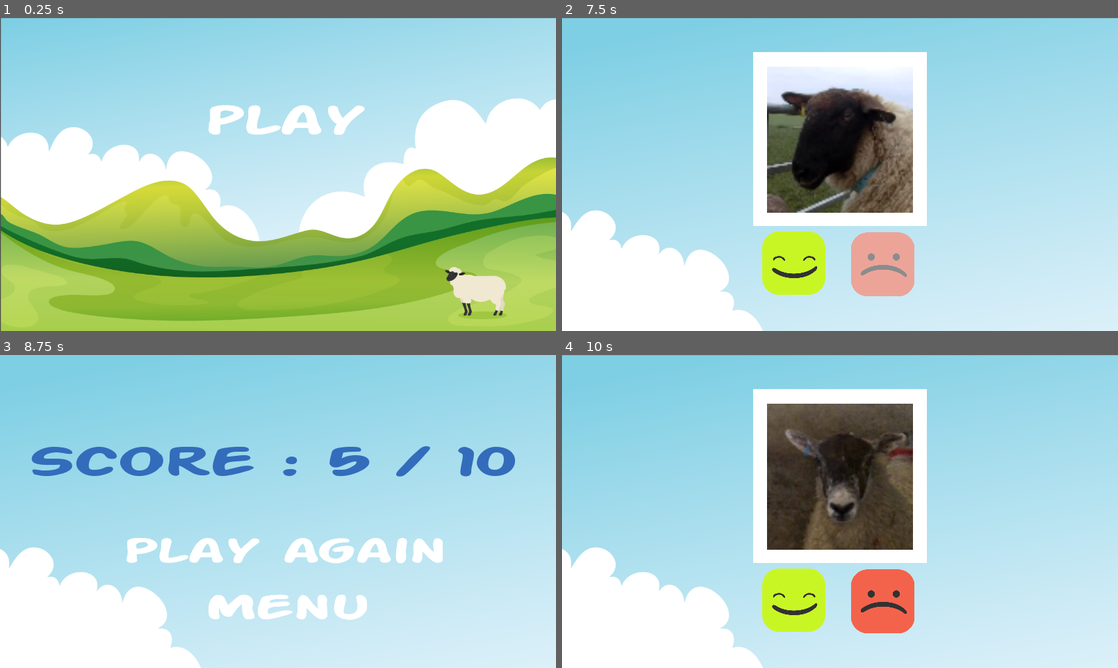
Above: before the commit, frames 1-4 (two rows, left to right).
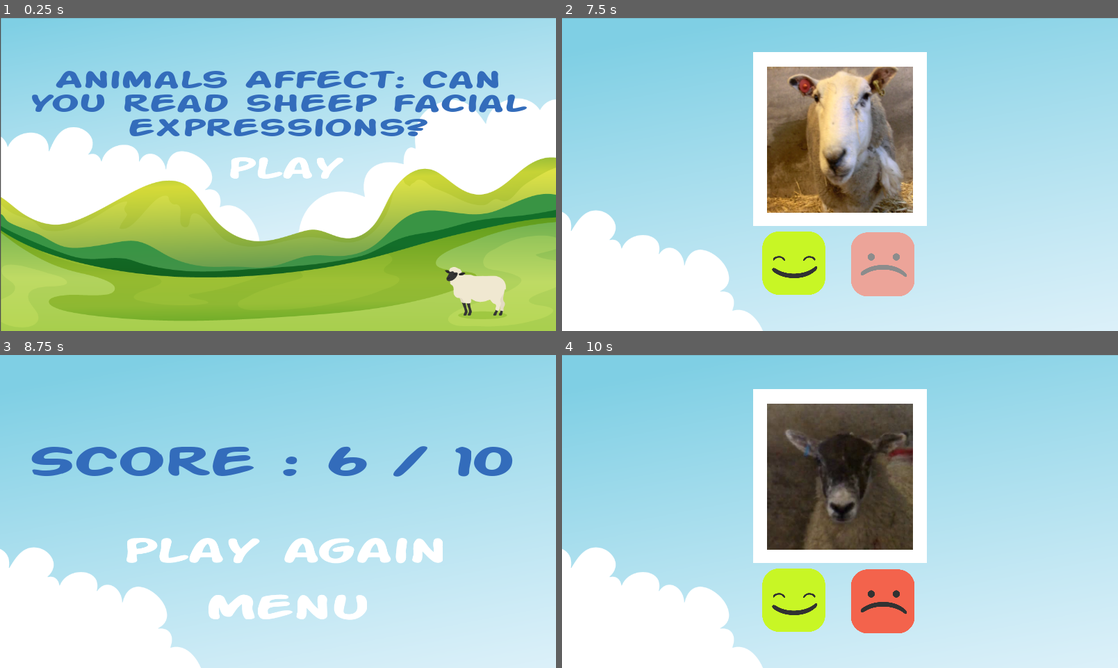
Above: after the commit, the same moments.

Repository: franciscapessanha/Sheep-game
Game: Godot game, scene res://Scenes/menu.tscn
Same seed, same stepped clock (60 frames per second), same inputs: the game is played once before the commit and once after it.
Inputs (mouse positions are in pixels of both pictures, inside the frame that each line leads up to; where the layout moved, square brackets give the same spot in the first picture):
- Up to frame 1 (0.25 s): no input
- Up to frame 2 (7.5 s): click (851, 168) [851, 121] at 0.5 s; click (795, 262) at 1.25 s; click (884, 265) at 2 s; click (795, 262) at 2.75 s; click (884, 265) at 3.5 s; click (795, 262) at 4.25 s; click (884, 265) at 5 s; tap Enter at 5.75, 7.25 s; tap Space at 6.5 s
- Up to frame 3 (8.75 s): tap Space at 8 s
- Up to frame 4 (10 s): click (851, 608) at 8.75 s; click (851, 505) [851, 458] at 9.5 s

The runs differ from the first frame. In frame 1, 7.8% of the frame differs, in the area x 5-95%, y 16-52%; in frame 2, 11%, in the area x 36-64%, y 15-63%; in frame 3, 0.6%; in frame 4, nothing differs.

Commit message:
Balance data; Remove pressed animation buttons; Add title

Diff:
--- a/Data/data.csv
+++ /dev/null
@@ -1,15 +0,0 @@
-day/month,time,image name,given score,ground truth
-26/8,55:17,0_0_CIMG4876.png,0,1
-26/8,55:17,0_0_CIMG4963.png,0,1
-26/8,55:17,0_0_CIMG4864.png,0,1
-26/8,55:18,0_0_CIMG5193.png,0,1
-26/8,55:18,0_3_CIMG5406.png,0,0
-26/8,55:18,0_0_CIMG5281.png,0,1
-26/8,55:18,0_2_CIMG5993.png,0,0
-26/8,55:19,0_CIMG4811.png,0,0
-26/8,55:19,0_3_CIMG6006.png,0,0
-26/8,55:19,0_0_CIMG4876.png,0,1
-26/8,55:19,0_0_CIMG4922.png,0,1
-26/8,55:19,0_CIMG4811.png,0,0
-26/8,55:19,0_0_CIMG5259.png,0,1
-26/8,55:19,0_0_CIMG4864.png,0,1
--- a/Data/data_14_0_35.csv
+++ /dev/null
@@ -1,7 +0,0 @@
-day/month,time,image name,given score,ground truth
-26/8,14_0_30,0_0_CIMG4864.png,0,1
-26/8,14_0_31,0_0_CIMG4876.png,0,1
-26/8,14_0_32,0_0_CIMG5259.png,0,1
-26/8,14_0_33,0_CIMG4811.png,0,0
-26/8,14_0_34,0_CIMG4812.png,0,0
-26/8,14_0_35,0_100_0119.png,0,0
--- a/Data/data_14_8_11.csv
+++ /dev/null
@@ -1,5 +0,0 @@
-day/month,time,image name,given score,ground truth
-27/8,14_8_8,0_0_CIMG4963.png,0,1
-27/8,14_8_9,0_0_CIMG5193.png,0,1
-27/8,14_8_10,0_2_CIMG5993.png,0,0
-27/8,14_8_11,0_0_CIMG4876.png,0,1
--- /dev/null
+++ b/Data/data_1_9_43_47.csv
@@ -0,0 +1,11 @@
+day/month,time,image name,given score,ground truth
+1/9,9_43_44,0_0_CIMG4876.png,0,1
+1/9,9_43_45,0_0_CIMG4963.png,0,1
+1/9,9_43_45,0_0_CIMG4864.png,0,1
+1/9,9_43_45,0_0_CIMG5193.png,0,1
+1/9,9_43_45,0_3_CIMG5406.png,0,0
+1/9,9_43_46,0_0_CIMG5281.png,0,1
+1/9,9_43_46,0_100_0119.png,0,0
+1/9,9_43_46,0_2_CIMG5993.png,0,0
+1/9,9_43_47,0_3_CIMG5193.png,0,0
+1/9,9_43_47,0_CIMG4811.png,0,0
--- /dev/null
+++ b/Data/data_1_9_44_27.csv
@@ -0,0 +1,11 @@
+day/month,time,image name,given score,ground truth
+1/9,9_44_23,0_3_CIMG6006.png,0,0
+1/9,9_44_24,0_0_CIMG4876.png,0,1
+1/9,9_44_25,0_0_CIMG4922.png,0,1
+1/9,9_44_25,0_CIMG4811.png,0,0
+1/9,9_44_26,0_0_CIMG5259.png,0,1
+1/9,9_44_26,0_0_CIMG4864.png,0,1
+1/9,9_44_26,0_3_CIMG6006.png,0,0
+1/9,9_44_27,0_CIMG4811.png,0,0
+1/9,9_44_27,0_100_0119.png,0,0
+1/9,9_44_27,0_0_CIMG4920.png,0,1
--- a/Data/data_27_14_14_53.csv
+++ /dev/null
@@ -1,4 +0,0 @@
-day/month,time,image name,given score,ground truth
-27/8,14_14_51,0_3_CIMG5406.png,0,0
-27/8,14_14_52,0_CIMG4811.png,0,0
-27/8,14_14_53,0_0_CIMG4876.png,0,1
--- a/Data/data_27_14_25_33.csv
+++ /dev/null
@@ -1,4 +0,0 @@
-day/month,time,image name,given score,ground truth
-27/8,14_25_31,0_0_CIMG4876.png,0,1
-27/8,14_25_32,0_2_CIMG5993.png,0,0
-27/8,14_25_33,0_0_CIMG4876.png,0,1
--- a/Data/data_27_14_26_24.csv
+++ /dev/null
@@ -1,4 +0,0 @@
-day/month,time,image name,given score,ground truth
-27/8,14_26_22,0_0_CIMG4963.png,0,1
-27/8,14_26_23,0_CIMG4811.png,0,0
-27/8,14_26_24,0_0_CIMG4876.png,0,1
--- a/Data/data_27_14_32_53.csv
+++ /dev/null
@@ -1,4 +0,0 @@
-day/month,time,image name,given score,ground truth
-27/8,14_32_51,0_3_CIMG5406.png,0,0
-27/8,14_32_52,0_3_CIMG6006.png,0,0
-27/8,14_32_53,0_0_CIMG4876.png,0,1
--- a/Data/data_27_14_36_44.csv
+++ /dev/null
@@ -1,4 +0,0 @@
-day/month,time,image name,given score,ground truth
-27/8,14_36_42,0_0_CIMG4963.png,0,1
-27/8,14_36_43,0_0_CIMG5281.png,0,1
-27/8,14_36_44,0_0_CIMG4876.png,0,1
--- a/Data/data_27_15_19_39.csv
+++ /dev/null
@@ -1,5 +0,0 @@
-day/month,time,image name,given score,ground truth
-27/8,15_19_36,0_0_CIMG5193.png,0,1
-27/8,15_19_37,0_0_CIMG5281.png,0,1
-27/8,15_19_38,0_3_CIMG6006.png,0,0
-27/8,15_19_39,0_0_CIMG4876.png,0,1
--- a/Data/data_27_15_26_40.csv
+++ /dev/null
@@ -1,4 +0,0 @@
-day/month,time,image name,given score,ground truth
-27/8,15_26_38,0_0_CIMG4876.png,0,1
-27/8,15_26_39,0_2_CIMG5993.png,0,0
-27/8,15_26_40,0_0_CIMG4876.png,0,1
--- a/Data/data_27_15_30_55.csv
+++ /dev/null
@@ -1,3 +0,0 @@
-day/month,time,image name,given score,ground truth
-27/8,15_30_54,0_0_CIMG5281.png,0,1
-27/8,15_30_55,0_0_CIMG4876.png,0,1
--- a/Data/data_27_15_32_1.csv
+++ /dev/null
@@ -1,5 +0,0 @@
-day/month,time,image name,given score,ground truth
-27/8,15_31_58,0_0_CIMG4963.png,0,1
-27/8,15_31_59,0_0_CIMG5281.png,0,1
-27/8,15_32_0,0_3_CIMG6006.png,0,0
-27/8,15_32_1,0_0_CIMG4876.png,0,1
--- a/Data/data_27_15_34_12.csv
+++ /dev/null
@@ -1,4 +0,0 @@
-day/month,time,image name,given score,ground truth
-27/8,15_34_10,0_0_CIMG4864.png,0,1
-27/8,15_34_11,0_0_CIMG4876.png,0,1
-27/8,15_34_12,0_0_CIMG4922.png,0,1
--- a/Data/data_27_15_34_8.csv
+++ /dev/null
@@ -1,4 +0,0 @@
-day/month,time,image name,given score,ground truth
-27/8,15_34_6,0_0_CIMG5193.png,0,1
-27/8,15_34_7,0_CIMG4811.png,0,0
-27/8,15_34_8,0_0_CIMG4876.png,0,1
--- a/Data/data_27_15_38_40.csv
+++ /dev/null
@@ -1,7 +0,0 @@
-day/month,time,image name,given score,ground truth
-27/8,15_38_35,0_0_CIMG4876.png,0,1
-27/8,15_38_36,0_0_CIMG4963.png,0,1
-27/8,15_38_37,0_0_CIMG5193.png,0,1
-27/8,15_38_38,0_0_CIMG5281.png,0,1
-27/8,15_38_39,0_CIMG4811.png,0,0
-27/8,15_38_40,0_0_CIMG4876.png,0,1
--- a/Data/data_27_15_38_46.csv
+++ /dev/null
@@ -1,5 +0,0 @@
-day/month,time,image name,given score,ground truth
-27/8,15_38_43,0_0_CIMG5259.png,0,1
-27/8,15_38_44,0_CIMG4811.png,0,0
-27/8,15_38_45,0_0_CIMG4876.png,0,1
-27/8,15_38_46,0_0_CIMG4922.png,0,1
--- a/Data/data_27_15_39_42.csv
+++ /dev/null
@@ -1,8 +0,0 @@
-day/month,time,image name,given score,ground truth
-27/8,15_39_35,0_0_CIMG4876.png,0,1
-27/8,15_39_36,0_0_CIMG4963.png,0,1
-27/8,15_39_38,0_0_CIMG5193.png,0,1
-27/8,15_39_39,0_0_CIMG5281.png,0,1
-27/8,15_39_40,0_CIMG4811.png,0,0
-27/8,15_39_41,0_3_CIMG6006.png,0,0
-27/8,15_39_42,0_0_CIMG4876.png,0,1
--- a/Data/data_27_15_39_48.csv
+++ /dev/null
@@ -1,4 +0,0 @@
-day/month,time,image name,given score,ground truth
-27/8,15_39_46,0_3_CIMG6006.png,0,0
-27/8,15_39_47,0_2_CIMG5993.png,0,0
-27/8,15_39_48,0_0_CIMG4922.png,0,1
--- a/Scenes/final_menu.tscn
+++ b/Scenes/final_menu.tscn
@@ -7,7 +7,6 @@
 [ext_resource path="res://Images/menu.png" type="Texture" id=5]
 [ext_resource path="res://Images/menu_pressed.png" type="Texture" id=6]
 [ext_resource path="res://Fonts/Action-Man/Action_Man_Extended_Bold.ttf" type="DynamicFontData" id=7]
-
 
 [sub_resource type="DynamicFont" id=1]
 size = 100
--- a/Scenes/main.tscn
+++ b/Scenes/main.tscn
@@ -1,14 +1,12 @@
-[gd_scene load_steps=11 format=2]
+[gd_scene load_steps=9 format=2]
 
 [ext_resource path="res://Scripts/main.gd" type="Script" id=1]
 [ext_resource path="res://Images/game_background.png" type="Texture" id=2]
 [ext_resource path="res://Images/white_square.png" type="Texture" id=3]
 [ext_resource path="res://Images/happy.png" type="Texture" id=4]
-[ext_resource path="res://Images/happy_pressed.png" type="Texture" id=5]
-[ext_resource path="res://Images/happy_mouse.png" type="Texture" id=6]
-[ext_resource path="res://Images/sad.png" type="Texture" id=7]
-[ext_resource path="res://Images/sad_pressed.png" type="Texture" id=8]
-[ext_resource path="res://Images/sad_mouse.png" type="Texture" id=9]
+[ext_resource path="res://Images/happy_mouse.png" type="Texture" id=5]
+[ext_resource path="res://Images/sad.png" type="Texture" id=6]
+[ext_resource path="res://Images/sad_mouse.png" type="Texture" id=7]
 
 [sub_resource type="RectangleShape2D" id=1]
 extents = Vector2( 200, 200 )
@@ -47,8 +45,7 @@
 margin_right = 606.184
 margin_bottom = 635.674
 texture_normal = ExtResource( 4 )
-texture_pressed = ExtResource( 5 )
-texture_hover = ExtResource( 6 )
+texture_hover = ExtResource( 5 )
 expand = true
 
 [node name="sad" type="TextureButton" parent="."]
@@ -56,9 +53,8 @@
 margin_top = 492.961
 margin_right = 811.776
 margin_bottom = 639.961
-texture_normal = ExtResource( 7 )
-texture_pressed = ExtResource( 8 )
-texture_hover = ExtResource( 9 )
+texture_normal = ExtResource( 6 )
+texture_hover = ExtResource( 7 )
 expand = true
 [connection signal="pressed" from="happy" to="." method="_on_happy_pressed"]
 [connection signal="pressed" from="sad" to="." method="_on_sad_pressed"]
--- a/Scenes/menu.tscn
+++ b/Scenes/menu.tscn
@@ -1,9 +1,14 @@
-[gd_scene load_steps=5 format=2]
+[gd_scene load_steps=7 format=2]
 
 [ext_resource path="res://Scripts/menu.gd" type="Script" id=1]
 [ext_resource path="res://Images/menu_background.png" type="Texture" id=2]
 [ext_resource path="res://Images/play.png" type="Texture" id=3]
 [ext_resource path="res://Images/play_selected.png" type="Texture" id=4]
+[ext_resource path="res://Fonts/Action-Man/Action_Man_Extended_Bold.ttf" type="DynamicFontData" id=5]
+
+[sub_resource type="DynamicFont" id=1]
+size = 60
+font_data = ExtResource( 5 )
 
 [node name="menu" type="Node2D"]
 script = ExtResource( 1 )
@@ -16,10 +21,25 @@
 [node name="play" type="TextureButton" parent="."]
 anchor_left = 0.5
 anchor_right = 0.5
-margin_left = 480.0
-margin_top = 200.0
-margin_right = 840.0
-margin_bottom = 269.0
+margin_left = 530.0
+margin_top = 320.0
+margin_right = 791.0
+margin_bottom = 370.0
 texture_normal = ExtResource( 3 )
 texture_hover = ExtResource( 4 )
+expand = true
+
+[node name="Label" type="Label" parent="."]
+anchor_left = 0.5
+anchor_right = 0.5
+margin_left = 50.0
+margin_top = 120.0
+margin_right = 1220.0
+margin_bottom = 282.0
+rect_pivot_offset = Vector2( 570, 320 )
+custom_fonts/font = SubResource( 1 )
+custom_colors/font_color = Color( 0.203922, 0.427451, 0.737255, 1 )
+text = "Animals Affect: can you read sheep facial expressions?"
+align = 1
+autowrap = true
 [connection signal="pressed" from="play" to="." method="_on_play_pressed"]
--- a/Scripts/main.gd
+++ b/Scripts/main.gd
@@ -14,6 +14,8 @@
 onready var day
 onready var TOTAL_SHEEP = 10
 onready var n = 1
+onready var n_pain = 5
+onready var n_no_pain = 5
 
 func list_files_in_directory(path):
     var files = []
@@ -32,11 +34,19 @@
     return files
 
 func change_image():
-	i = randi() % 2
+	if n_pain != 0 and n_no_pain != 0:
+		i = randi() % 2
+	elif n_no_pain == 0:
+		i = 1
+	elif n_pain == 0:
+		i = 0
+
 	if i == 0:
 		folder = no_pain
+		n_no_pain -= 1
 	else:
 		folder = pain
+		n_pain -= 1
 
 	label = i
 	i_image = randi() % len(folder)
@@ -78,11 +88,12 @@
 	day = str(t.day)
 	var day_month = str(t.day) + '/' + str(t.month)
 	hour_min_sec = str(t.hour) + '_' + str(t.minute) + '_' + str(t.second)
-	data[hour_min_sec] = [day_month, hour_min_sec, image, 0, label]
+	data[n] = [day_month, hour_min_sec, image, 0, label]
 	if n < TOTAL_SHEEP:
 		change_image()
 		n += 1
 	else:
+		print('data: ', data)
 		save()
 		end()
 
@@ -94,11 +105,12 @@
 	day = str(t.day)
 	var day_month = str(t.day) + '/' + str(t.month)
 	hour_min_sec = str(t.hour) + '_' + str(t.minute) + '_' + str(t.second)
-	data[hour_min_sec] = [day_month, hour_min_sec, image, 0, label]
+	data[n] = [day_month, hour_min_sec, image, 0, label]
 
 	if n < TOTAL_SHEEP:
 		change_image()
 		n += 1
 	else:
+		print('data: ', data)
 		save()
 		end()
--- a/project.godot
+++ b/project.godot
@@ -23,6 +23,7 @@
 
 window/size/width=1280
 window/size/height=720
+window/size/fullscreen=true
 window/stretch/mode="2d"
 window/stretch/aspect="keep"
 
Not shown, removed: Data/data.csv.import
Not shown, removed: Data/data_14_0_35.csv.import
Not shown, removed: Data/data_14_8_11.csv.import
Not shown, changed: Data/data_1_9_43_47.csv.import
Not shown, changed: Data/data_1_9_44_27.csv.import
Not shown, removed: Data/data_27_14_14_53.csv.import
Not shown, removed: Data/data_27_14_25_33.csv.import
Not shown, removed: Data/data_27_14_26_24.csv.import
Not shown, removed: Data/data_27_14_32_53.csv.import
Not shown, removed: Data/data_27_15_19_39.csv.import
Not shown, removed: Data/data_27_15_26_40.csv.import
Not shown, removed: Data/data_27_15_30_55.csv.import
(and 6 more such lines)
